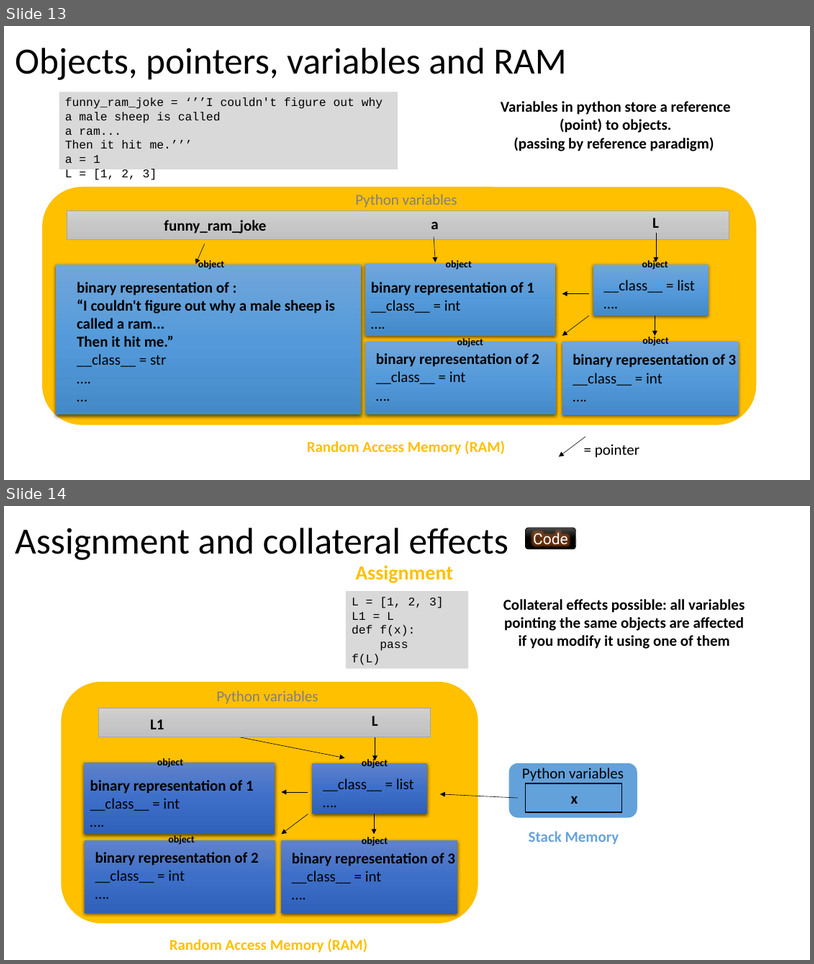
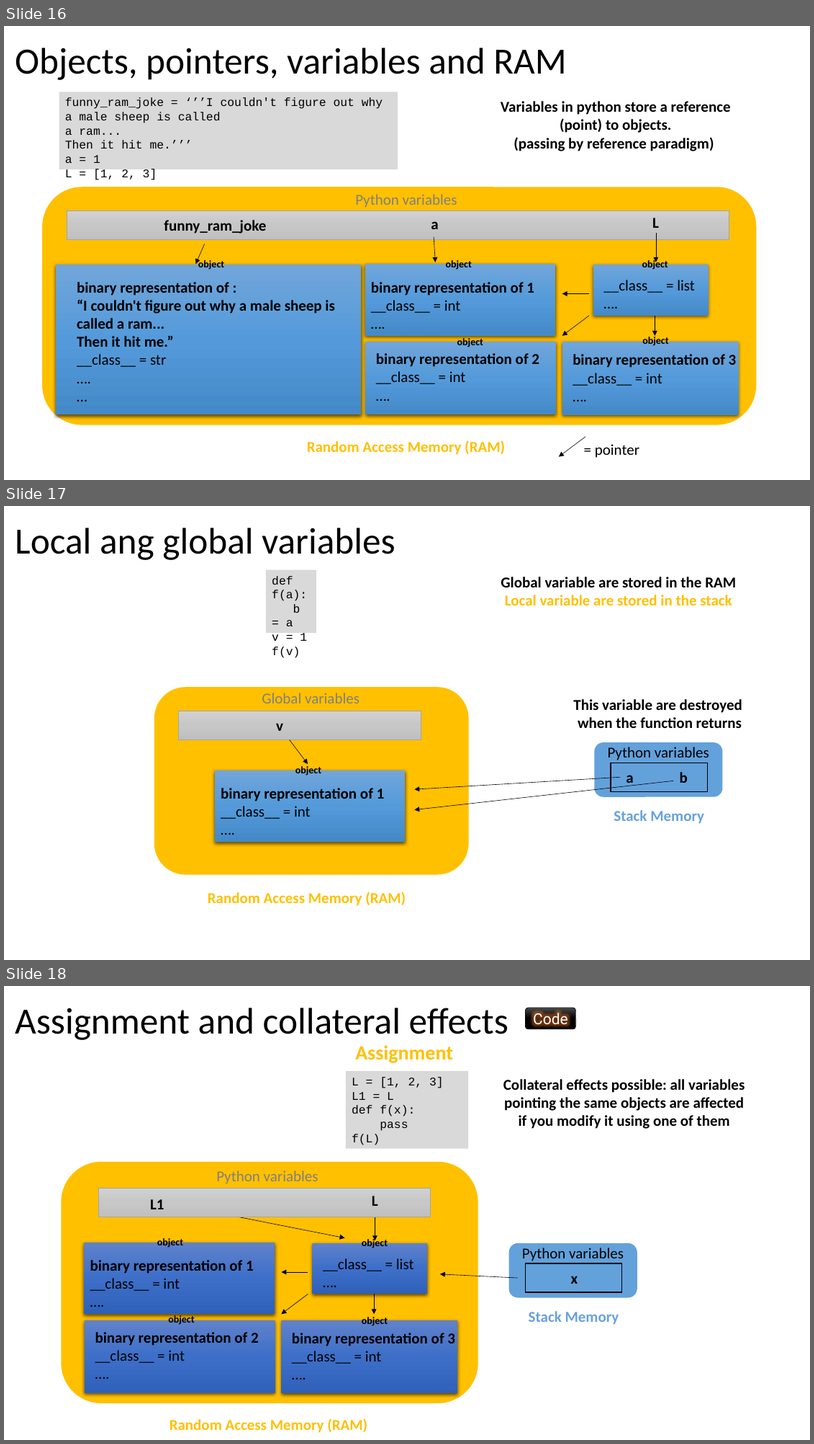
Before and after one commit to PierFF/OOP-INSA-Toulouse, a slide deck: OOP-Programming.pptx. Shown one above the other, each under a label of ours: slides 13 and 14 before the commit, slides 16, 17 and 18 after it. The pictures are 814x964 and 814x1444 pixels, drawn with LibreOffice and Linux fonts; fonts in the diff are those of the drawing. Boxes give left, top, right and bottom in pixels: in the first picture for what was removed or moved away, otherwise in the second. Text is boxed around its words. In the diff, an @@ line names an element or a change of style, - is before the commit and + after.

```diff
--- a/OOP-Programming.pptx
+++ b/OOP-Programming.pptx
@@ slide 17 added at (x1=4, y1=506, x2=810, y2=960), background #FFFFFF @@
@@ text added at (x1=15, y1=528, x2=395, y2=560), 44 pt, text #000000 @@
+Local ang global variables
@@ rectangle added at (x1=266, y1=570, x2=316, y2=633), fill #D9D9D9, 14 pt, text #000000 @@
+def f(a):
+b = a
+v = 1
+f(v)
@@ text added at (x1=501, y1=577, x2=736, y2=605), 18 pt, text #FFC000, bold @@
+Global variable are stored in the RAM
+Local variable are stored in the stack
@@ rounded rectangle added at (x1=154, y1=687, x2=469, y2=875), fill #FFC000 @@
@@ text added at (x1=262, y1=692, x2=360, y2=703), 18 pt, text #808080 @@
+Global variables
@@ text added at (x1=574, y1=699, x2=743, y2=728), 18 pt, text #000000, bold @@
+This variable are destroyed
+when the function returns
@@ rectangle added at (x1=179, y1=711, x2=422, y2=740), fill gradient #D2D2D2 to #C8C8C8 to #C0C0C0, outline #A5A5A5 0.5 pt @@
@@ text added at (x1=276, y1=723, x2=283, y2=731), 18 pt, text #000000, bold @@
+v
@@ arrow added from (290, 739) to (308, 764), #000000 0.5 pt @@
@@ rounded rectangle added at (x1=595, y1=743, x2=723, y2=797), fill #63A1DB @@
@@ text added at (x1=608, y1=746, x2=710, y2=760), 18 pt, text #000000 @@
+Python variables
@@ rectangle added at (x1=612, y1=762, x2=708, y2=792), outline #000000 1 pt @@
@@ rectangle added at (x1=215, y1=770, x2=406, y2=842), fill gradient #71A6DB to #559BDB to #448ACA @@
@@ text added at (x1=296, y1=765, x2=322, y2=777), 12 pt, text #000000, bold @@
+object
@@ arrow added from (620, 777) to (415, 789), #000000 0.5 pt @@
@@ arrow added from (674, 780) to (415, 810), #000000 0.5 pt @@
@@ text added at (x1=626, y1=775, x2=633, y2=786), 18 pt, text #000000, bold @@
+a
@@ text added at (x1=680, y1=772, x2=688, y2=782), 18 pt, text #000000, bold @@
+b
@@ text added at (x1=221, y1=788, x2=385, y2=818), 18 pt, text #000000, bold @@
+binary representation of 1
+__class__ = int
+….
@@ text added at (x1=614, y1=810, x2=705, y2=824), 18 pt, text #68A2DB, bold @@
+Stack Memory
@@ text added at (x1=208, y1=891, x2=406, y2=906), 18 pt, text #FFC000, bold @@
+Random Access Memory (RAM)
@@ what was slide 13 is now slide 16 @@
@@ what was slide 14 is now slide 18 @@
```
Also in this commit, not shown: 1 slide changed, 9 other slides added, 1 slide removed, 1 other file.
